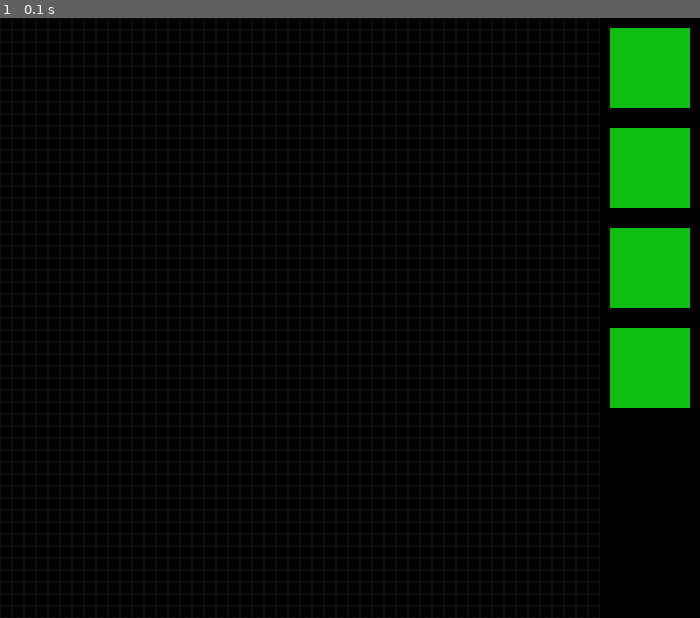
Above: before the commit, frame 1.
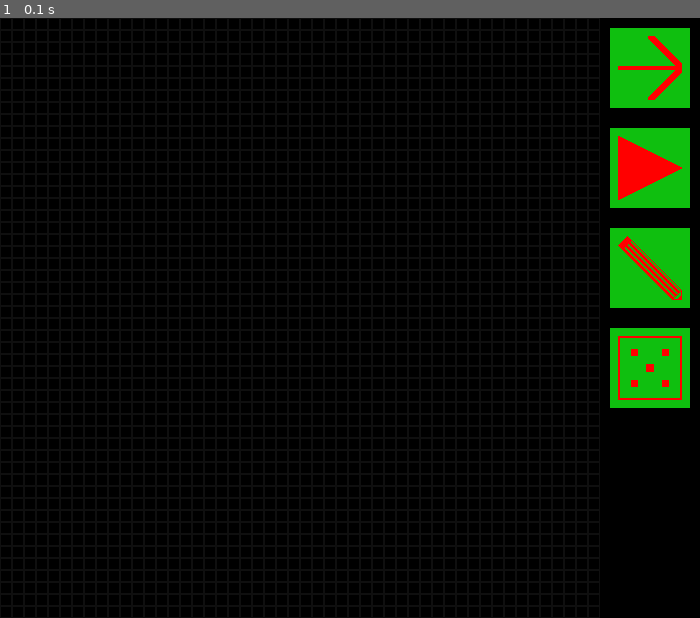
Above: after the commit, the same moment.

Repository: MatixTech404/pygame-of-life
Game: pygame game, started from src/main.py
The game is run twice, just before and just after one commit, with the same random seed, the same clock (stepped at 60 frames per second) and the same inputs.
Inputs:
- Up to frame 1 (0.1 s): no input

The runs differ from the first frame. In frame 1, 1.1% of the frame differs, in the area x 88-98%, y 3-64%.

Commit message:
add icons for buttons and move grid click checking to WGrid class

Diff:
--- a/src/button.py
+++ b/src/button.py
@@ -3,13 +3,17 @@
 
 
 class Button:
-    def __init__(self, window, left_top, rect_size, action):
+    def __init__(self, window, left_top, rect_size, action, symbol):
         self.window = window
         self.rect = pg.Rect(left_top, rect_size)
         self.action = action
+        self.symbol = symbol
 
     def draw(self):
         pg.draw.rect(self.window, c.GREEN, self.rect)
+        symbol_rect = self.symbol.get_rect()
+        symbol_rect.center = self.rect.center
+        self.window.blit(self.symbol, symbol_rect)
 
     def point_touches(self, point):
         return self.rect.collidepoint(point)
--- a/src/button_group.py
+++ b/src/button_group.py
@@ -2,11 +2,11 @@
 
 
 class ButtonGroup:
-    def __init__(self, window, startpoint, position_change, button_size, actions):
+    def __init__(self, window, startpoint, position_change, button_size, actions, symbols):
         self.button_list = []
-        for i, action in enumerate(actions):
+        for i, (action, symbol) in enumerate(zip(actions, symbols)):
             left_top = (startpoint[0]+i*position_change[0], startpoint[1]+i*position_change[1])
-            self.button_list.append(Button(window, left_top, button_size, action))
+            self.button_list.append(Button(window, left_top, button_size, action, symbol))
 
         self.n_of_buttons = len(self.button_list)
 
--- a/src/main.py
+++ b/src/main.py
@@ -15,7 +15,9 @@
 grid = WGrid(WINDOW, None, (0, 0), (600, 600), margin=1)
 
 actions = [grid.evolve, grid.enable_auto_evolve, grid.set_grid, grid.set_random_grid]
-buttons = ButtonGroup(WINDOW, (610, 10), (0, 100), (80, 80), actions)
+symbols = [pg.image.load(r'icons\1.png'), pg.image.load(r'icons\2.png'),
+           pg.image.load(r'icons\3.png'), pg.image.load(r'icons\4.png')]
+buttons = ButtonGroup(WINDOW, (610, 10), (0, 100), (80, 80), actions, symbols)
 
 clock = pg.time.Clock()
 run = True
@@ -26,7 +28,7 @@
         if e.type == pgc.MOUSEBUTTONDOWN:
             if e.button == pgc.BUTTON_LEFT:
                 pos = e.pos
-                if grid.rect.collidepoint(pos):
+                if grid.click(pos):
                     grid.toggle_cell(pos[0], pos[1])
                 elif (b := buttons.point_touches(pos)) + 1:
                     buttons.click(b)
--- a/src/wgrid.py
+++ b/src/wgrid.py
@@ -40,6 +40,9 @@
             return
         self._count += 1
 
+    def click(self, pos):
+        return self.rect.collidepoint(pos)
+
     def draw(self):
         self.auto_evolve()
 
Binary file added: src/icons/1.png
Binary file added: src/icons/2.png
Binary file added: src/icons/3.png
Binary file added: src/icons/4.png
